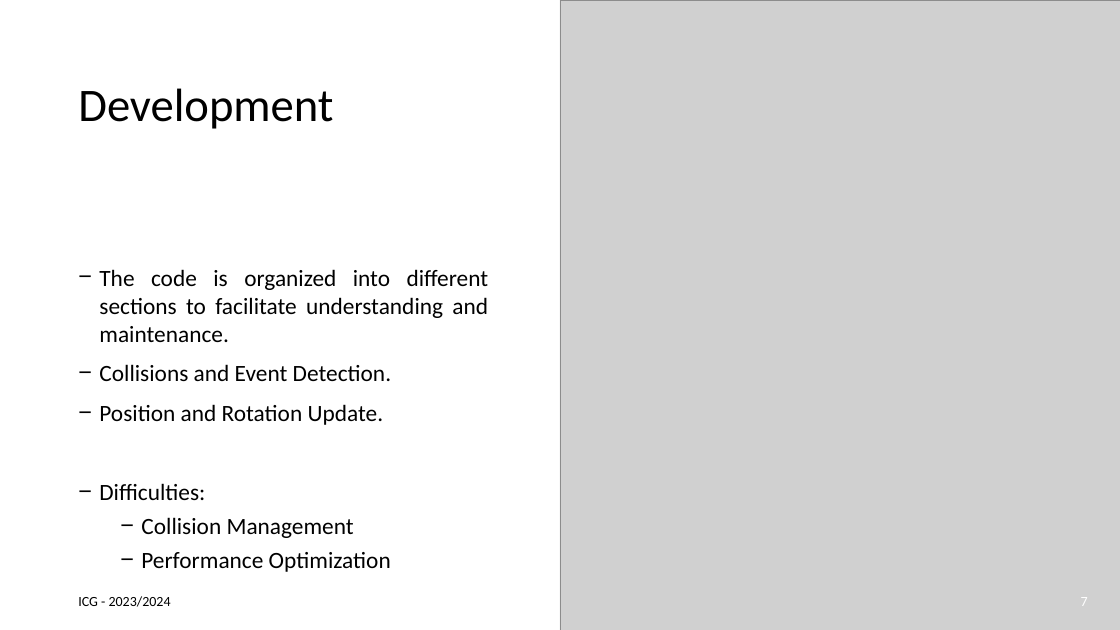
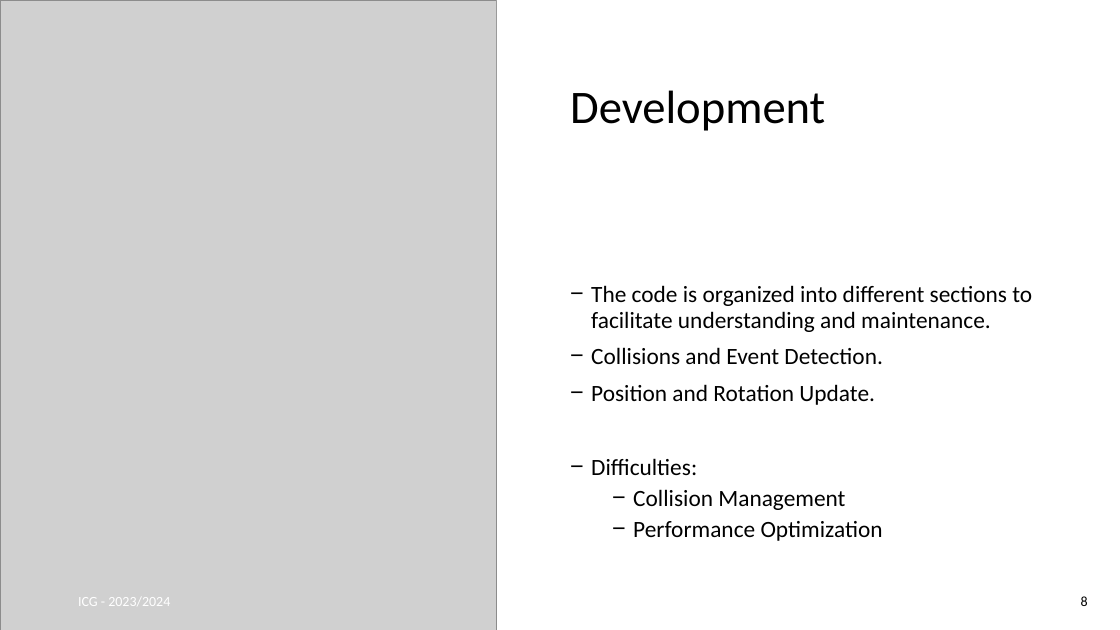
Before and after one commit to joaogasparp/joaogasparp.github.io, a slide deck: slide 8 of docs/icg_final.pptx (slide 7 before the commit). Drawn at 1120x630 pixels with LibreOffice and Linux fonts; fonts in the diff are those of the drawing; grey boxes stand for pictures. Boxes give left, top, right and bottom in pixels: in the first picture for what was removed or moved away, otherwise in the second. Text is boxed around its words. In the diff, an @@ line names an element or a change of style, - is before the commit and + after.

```diff
--- a/docs/icg_final.pptx
+++ b/docs/icg_final.pptx
@@ picture: place and size @@
-picture at bbox=[560, 0, 1120, 630]
+picture at bbox=[0, 0, 497, 630]
@@ rectangle: place and size @@
-rectangle at bbox=[0, 0, 783, 210]
+rectangle at bbox=[497, 0, 1120, 210]
@@ rectangle at bbox=[497, 0, 1120, 210]: shadow changed @@
@@ title "Development": place and size @@
-title "Development" at bbox=[78, 88, 333, 129]
+title "Development" at bbox=[570, 90, 825, 131]
@@ text "The code is organized into ...": place and size @@
-text "The code is organized into ..." at bbox=[99, 269, 489, 572]
+text "The code is organized into ..." at bbox=[591, 285, 1032, 541]
@@ text "The code is organized into ..." at bbox=[591, 285, 1032, 541]: alignment justified to left; line spacing 1 to 0.9 @@
@@ text "ICG - 2023/2024" at bbox=[78, 597, 170, 606]: text colour #000000 to #FFFFFF @@
@@ page number at bbox=[1081, 596, 1088, 606]: text changed; text colour #FFFFFF to #000000 @@
-7
+8
```
Also in this commit, not shown: 2 other slides changed, 1 slide added, 2 other files.
